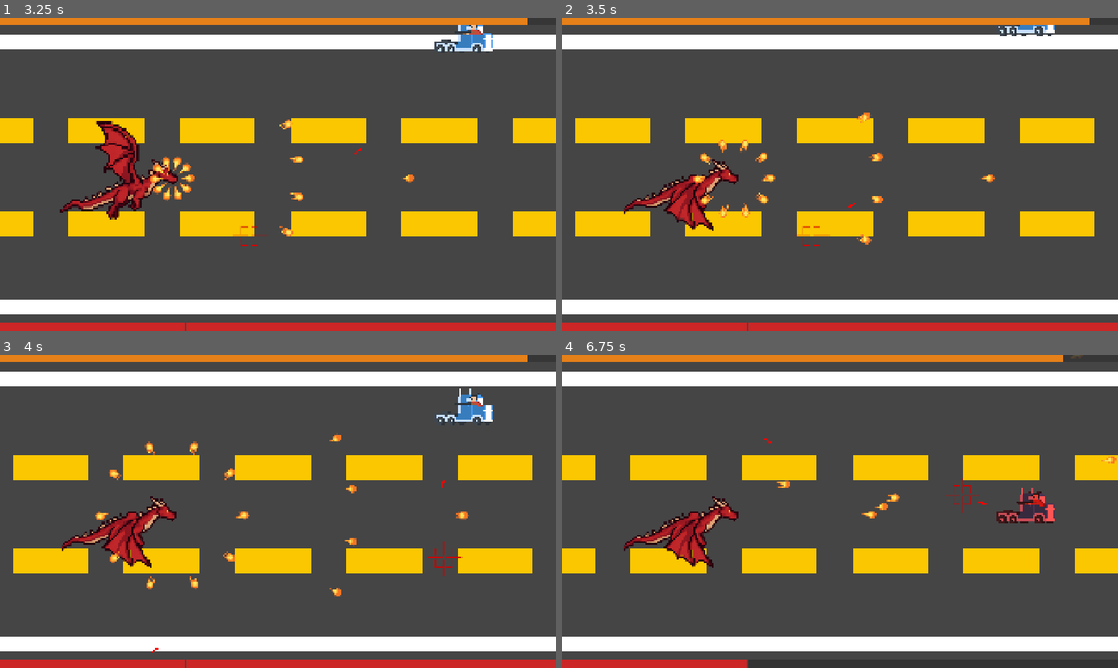
Above: before the commit, frames 1-4 (two rows, left to right).
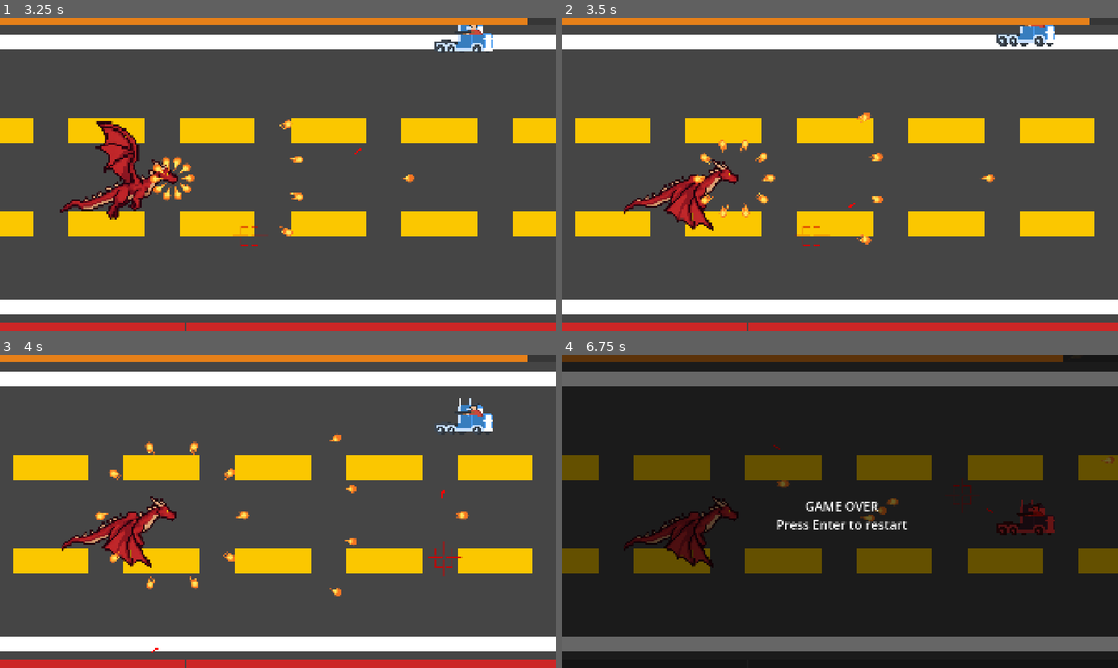
Above: after the commit, the same moments.

Repository: kickofline/riding-shotgun
Game: Godot game, scene res://game.tscn
Two runs of this game, one before a commit and one after it. Both use one fixed random seed, a clock stepped at 60 frames per second and the inputs below.
Inputs (mouse positions are in pixels of both pictures, inside the frame that each line leads up to):
- Up to frame 1 (3.25 s): tap Enter (ui_accept) at 0.5, 0.77, 1.52, 3.02 s; move the mouse to (400, 158) at 0.52 s; hold Up (move_up) 0.53-1.28 s; click (400, 158) at 0.6 s; move the mouse to (166, 190) at 1.27 s; hold Down (move_down) 1.28-2.03 s; click (166, 190) at 1.35 s; move the mouse to (333, 105) at 2.02 s; hold Up (move_up) from 2.03 s (still down); click (333, 105) at 2.1 s; move the mouse to (250, 237) at 2.77 s; click (250, 237) at 2.85 s
- Up to frame 2 (3.5 s): keep holding Up (move_up)
- Up to frame 3 (4 s): move the mouse to (444, 558) at 3.52 s; release Up (move_up) at 3.53 s; hold Down (move_down) from 3.53 s (still down); click (444, 558) at 3.6 s; tap Enter (ui_accept) at 3.77 s
- Up to frame 4 (6.75 s): move the mouse to (673, 464) at 4.27 s; click (673, 464) at 4.35 s; tap Enter (ui_accept) at 4.52, 6.02 s; move the mouse to (867, 511) at 5.02 s; click (867, 511) at 5.1 s; move the mouse to (756, 433) at 5.77 s; release Down (move_down) at 5.78 s; hold Up (move_up) from 5.78 s (still down); click (756, 433) at 5.85 s; move the mouse to (962, 495) at 6.52 s; click (962, 495) at 6.6 s

Frame 1 is identical in both runs. In frame 2, 0.5% of the frame differs, in the area x 78-89%, y 2-10%; in frame 3, 0.8%; in frame 4, 99%, in the area x 0-100%, y 0-100%.

Commit message:
Truck doesn't go off screen

Diff:
--- a/car.gd
+++ b/car.gd
@@ -55,9 +55,12 @@
 func _process(delta):
 	var velocity = Vector2.ZERO # The player's movement vector.
 	if Input.is_action_pressed("move_down"):
-		velocity.y += 1
+		if position.y < screen_size.y - 39:
+			velocity.y += 1
 	if Input.is_action_pressed("move_up"):
-		velocity.y -= 1
+		if position.y > 39:
+			velocity.y -= 1
+
 
 	if velocity.length() > 0:
 		velocity = velocity.normalized() * speed
@@ -65,6 +68,8 @@
 	#else:
 		#$AnimatedSprite2D.stop()
 	position += velocity * delta
+
+	var half_size = Vector2(19.5, 12)
 	position = position.clamp(Vector2.ZERO, screen_size)
 
 	_fire_cooldown -= delta
--- a/game.tscn
+++ b/game.tscn
@@ -27,7 +27,7 @@
 
 [node name="GameOver" parent="." unique_id=1673223422 instance=ExtResource("4_over")]
 
-[node name="TextureRect" type="TextureRect" parent="." unique_id=677530180]
+[node name="Road" type="TextureRect" parent="." unique_id=677530180]
 z_index = -10
 texture_filter = 1
 material = SubResource("ShaderMaterial_eow3j")
